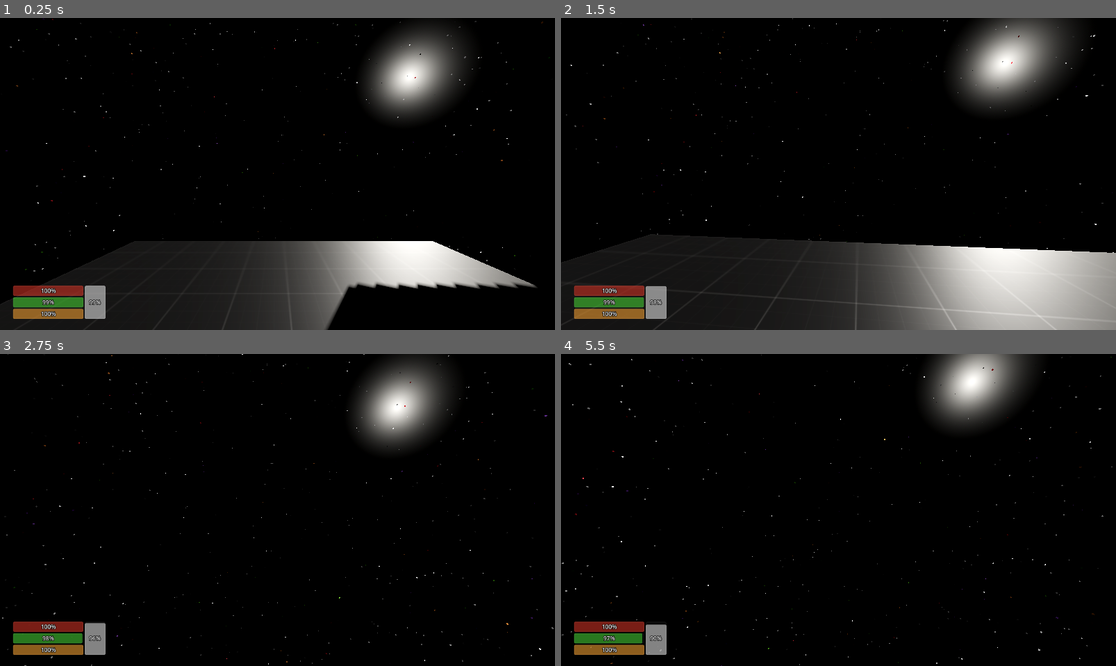
Above: before the commit, frames 1-4 (two rows, left to right).
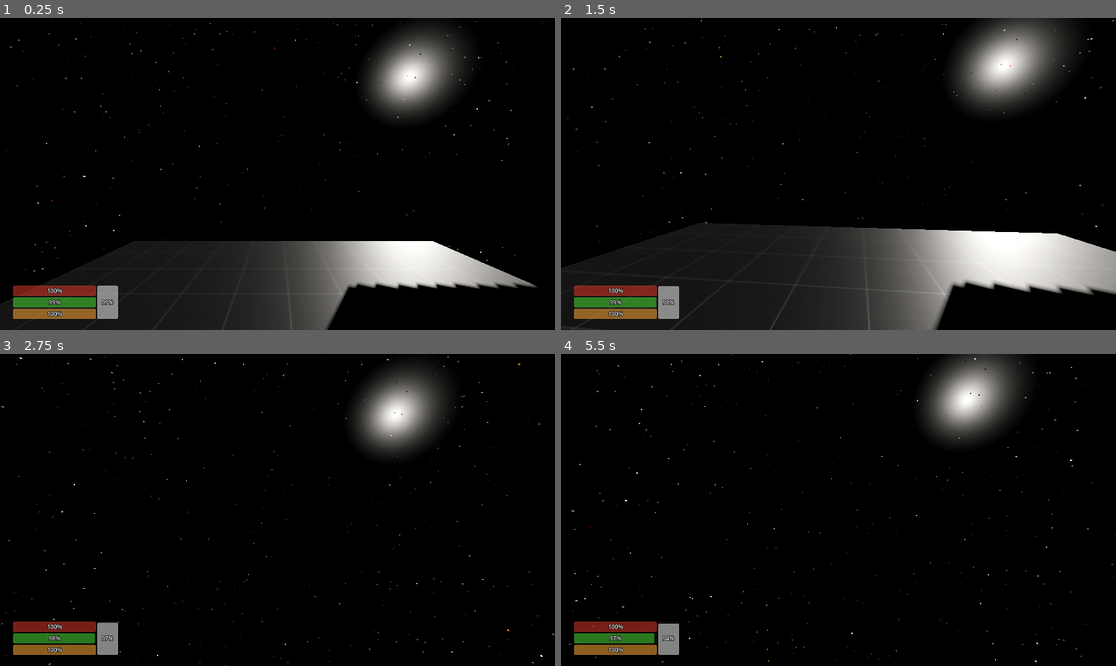
Above: after the commit, the same moments.

Repository: Clagonova/CosmicEchoes
Game: Godot game, scene res://levels/prototype/PrototypeLevel.tscn
Same seed, same stepped clock (60 frames per second), same inputs: the game is played once before the commit and once after it.
Inputs (mouse positions are in pixels of both pictures, inside the frame that each line leads up to):
- Up to frame 1 (0.25 s): no input
- Up to frame 2 (1.5 s): tap Enter at 0.5 s; move the mouse to (866, 174) at 0.52 s; hold C (crouch) 0.53-1.28 s; hold W (move_forward) from 0.53 s (still down); tap Space (jump) at 0.77 s; move the mouse to (810, 174) at 1.27 s; tap Shift (sprint) at 1.35 s
- Up to frame 3 (2.75 s): keep holding W (move_forward); tap Space (jump) at 1.52 s; move the mouse to (288, 503) at 2.02 s; hold C (crouch) from 2.03 s (still down)
- Up to frame 4 (5.5 s): keep holding W (move_forward); move the mouse to (832, 516) at 2.77 s; release C (crouch) at 2.78 s; tap Shift (sprint) at 2.85, 4.35 s; tap Space (jump) at 3.02, 3.77, 4.52 s; move the mouse to (877, 513) at 3.52 s; hold C (crouch) 3.53-4.28 s; move the mouse to (794, 506) at 4.27 s; move the mouse to (844, 510) at 5.02 s; hold C (crouch) from 5.03 s (still down)

The runs differ from the first frame. In frame 1, 0.7% of the frame differs, in the area x 7-22%, y 85-97%; in frame 2, 8.8%, in the area x 0-100%, y 0-100%; in frame 3, 2.7%; in frame 4, 4.3%.

Commit message:
Code Optimization & Oxygen Refill
- removed duplicate vitals drain system
- oxygen refills when the player is not in zero-g (will be changed with: when the player is in a habitat)

Diff:
--- a/scenes/HUD/VitalsHUD.tscn
+++ b/scenes/HUD/VitalsHUD.tscn
@@ -111,7 +111,7 @@
 anchor_bottom = 1.0
 offset_left = 27.0
 offset_top = -92.0
-offset_right = 173.0
+offset_right = 199.0
 offset_bottom = -23.0
 grow_vertical = 0
 theme_override_constants/separation = 3
@@ -139,9 +139,9 @@
 anchors_preset = 2
 anchor_top = 1.0
 anchor_bottom = 1.0
-offset_left = 176.0
+offset_left = 202.0
 offset_top = -92.0
-offset_right = 219.0
+offset_right = 245.0
 offset_bottom = -23.0
 grow_vertical = 0
 theme = SubResource("Theme_ys8b8")
--- a/scenes/player/player.gd
+++ b/scenes/player/player.gd
@@ -114,21 +114,9 @@
 		else:
 			state = PlayerState.IDLE
 
-	# --- VITALS drain ---
-	if state == PlayerState.ZEROG:
-		# ZeroG hareket
-		if moving:
-			var oxygen_used = vitals.use_oxygen(thruster_oxygen_rate * delta)
-			if oxygen_used > 0.0:
-				# oksijen varsa hareket uygula
-				velocity += direction * thruster_force * delta
-			# oksijen yoksa: sadece sürüklenmeye devam (velocity korunuyor)
-	else:
-		vitals.apply_fatigue_drain(state, delta)
-
 	# --- MOVEMENT & VITALS DRAIN ---
 	if state == PlayerState.ZEROG:
-		# --- ZERO-G MOVEMENT ---
+		# --- ZERO-G MOVEMENT & OXYGEN DRAIN ---
 		var thrust_input = Vector3.ZERO
 		thrust_input += direction
 		if Input.is_action_pressed("jump"): # yukarı
@@ -149,11 +137,11 @@
 				pass
 		else:
 			# input yoksa velocity kademeli olarak düşer
-			velocity = lerp(velocity, Vector3.ZERO, delta * 0.5)
+			velocity = lerp(velocity, Vector3.ZERO, delta * 0.3)
 	else:
 		vitals.apply_fatigue_drain(state, delta)
 
-		# --- NORMAL MOVEMENT ---
+		# --- NORMAL MOVEMENT & FALL DAMAGE ---
 		var speed = walk_speed
 		match state:
 			PlayerState.RUNNING:
--- a/scenes/player/vitals.gd
+++ b/scenes/player/vitals.gd
@@ -1,6 +1,8 @@
 extends Node3D
 
 const PlayerState = preload("res://scenes/player/player_states.gd").PlayerState
+
+@onready var player: CharacterBody3D = $".."
 
 signal oxygen_depleted
 signal oxygen_low(new_value: float)
@@ -27,10 +29,10 @@
 # Decay/recovery
 @export var hunger_decay_rate := 0.5
 @export var fatigue_recovery_rate := 10.0
-@export var oxygen_recovery_rate := 10.0
+@export var oxygen_recovery_rate := 15.0
 
 # Çalışma flagleri
-var in_habitat := false  # gemi içi, oksijen takviyesi olan alan
+var in_habitat := false  # gemi içi/planetary, oksijen değerleri olan alan
 var oxygen_low_threshold := 0.15  # %15 altına düşerse "low" sinyali
 
 
@@ -42,8 +44,7 @@
 	if hunger <= 0.0:
 		health = max(health - 5.0 * delta, 0.0)
 
-	# Oksijen: habitatta dol, dışarıdaysa pasif drain (opsiyonel)
-	if in_habitat:
+	if player.state != PlayerState.ZEROG: #/if in_habitat:
 		if oxygen < max_oxygen:
 			oxygen = min(oxygen + oxygen_recovery_rate * delta, max_oxygen)
 	else:
